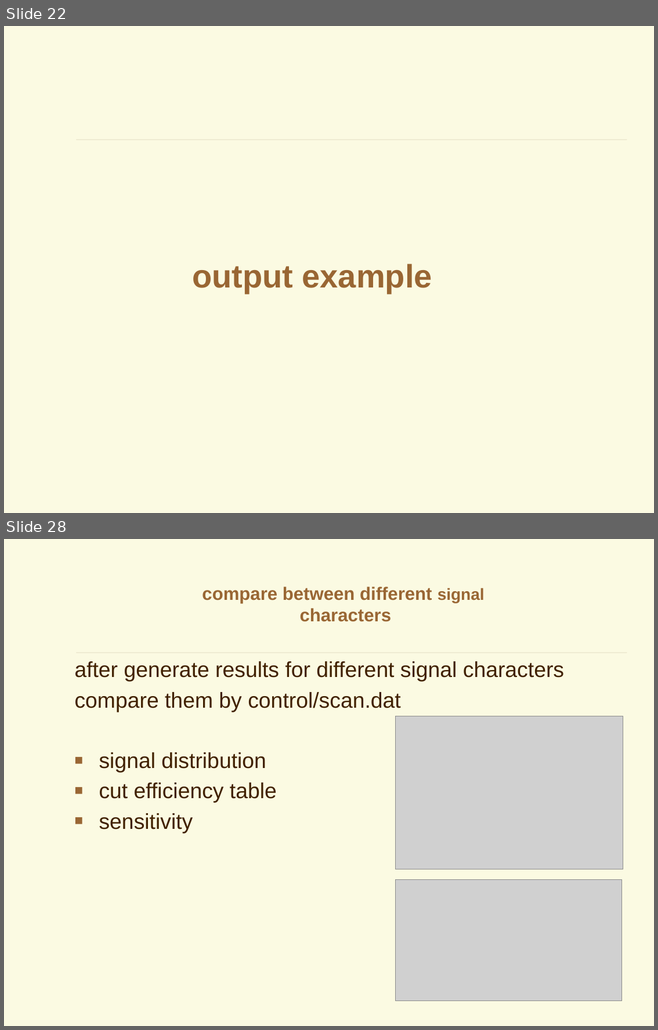
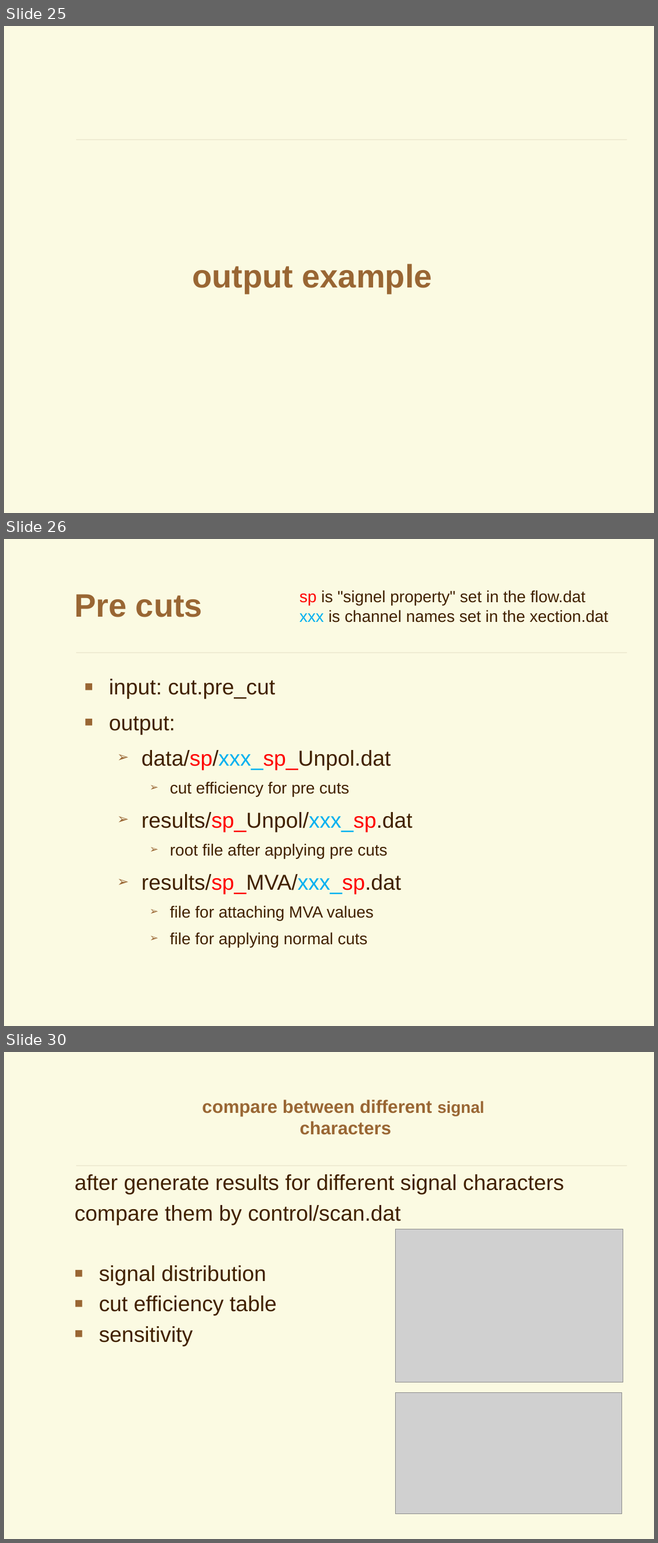
Before and after one commit to YancyW/BASDA, a slide deck: doc/BASDA_Introduction.pptx. Shown one above the other, each under a label of ours: slides 22 and 28 before the commit, slides 25, 26 and 30 after it; the slides between them are not shown. The pictures are 658x1030 and 658x1543 pixels, drawn with LibreOffice and Linux fonts; fonts in the diff are those of the drawing; grey boxes stand for pictures; background and template pictures are left out. Boxes give left, top, right and bottom in pixels: in the first picture for what was removed or moved away, otherwise in the second. Text is boxed around its words. In the diff, an @@ line names an element or a change of style, - is before the commit and + after.

```diff
--- a/doc/BASDA_Introduction.pptx
+++ b/doc/BASDA_Introduction.pptx
@@ slide 26 added at box(4, 539, 654, 1026), background picture (left out); not listed: 1 template element that a slide beside it also shows @@
@@ text added at box(299, 590, 608, 623), 18 pt, text #402000 @@
+sp is "signel property" set in the flow.dat
+xxx is channel names set in the xection.dat
@@ title added at box(74, 594, 202, 617), 36 pt, text #996633, bold @@
+Pre cuts
@@ text added at box(109, 679, 412, 947), 18 pt, text #402000 @@
+■ input: cut.pre_cut
+■ output:
+  ➢ data/sp/xxx_sp_Unpol.dat
+    ➢ cut efficiency for pre cuts
+  ➢ results/sp_Unpol/xxx_sp.dat
+    ➢ root file after applying pre cuts
+  ➢ results/sp_MVA/xxx_sp.dat
+    ➢ file for attaching MVA values
+    ➢ file for applying normal cuts
@@ what was slide 22 is now slide 25 @@
@@ what was slide 28 is now slide 30 @@
```
Also in this commit, not shown: 9 slides changed, 9 other slides added, 3 other files.
